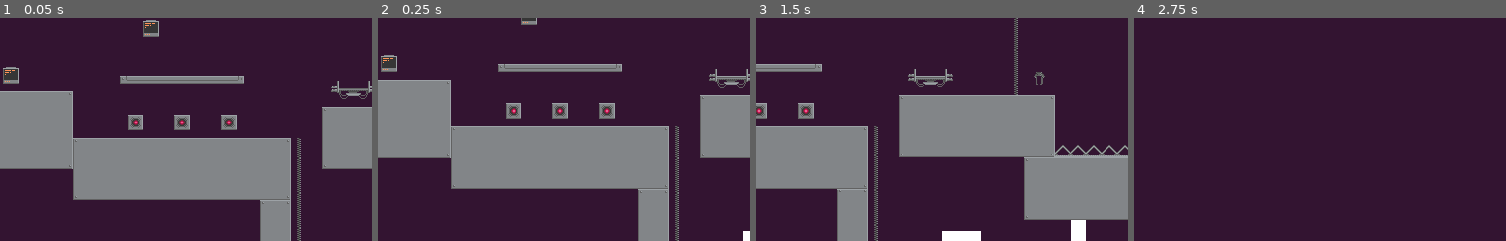
Above: before the commit, frames 1-4 (left to right).
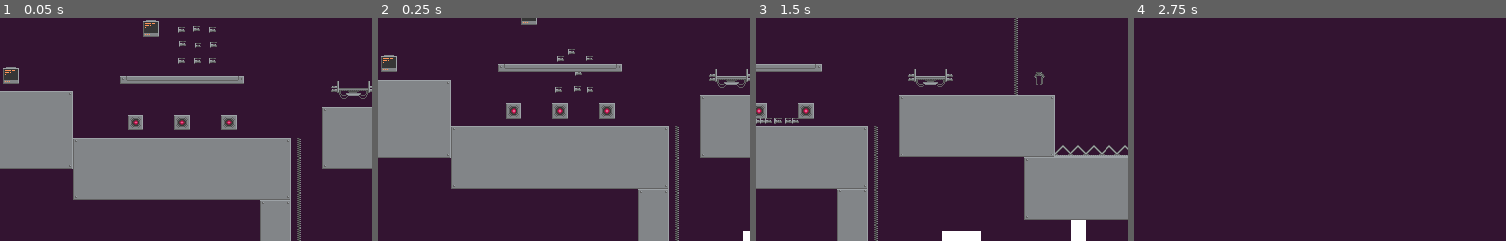
Above: after the commit, the same moments.

Repository: Lincoln-WIlcox/robo-life
Game: Godot game, scene res://Game/game.tscn
Two runs of this game, one before a commit and one after it. Both use one fixed random seed, a clock stepped at 60 frames per second and the inputs below.
Inputs (mouse positions are % of the whole screen's width and height, from its top left):
- Up to frame 1 (0.05 s): no input
- Up to frame 2 (0.25 s): no input
- Up to frame 3 (1.5 s): move the mouse to (77, 45) at 0.52 s; hold D (player_move_right) from 0.53 s (still down); click (77, 45) at 0.6 s; tap Up (player_move_up) at 0.77 s; move the mouse to (32, 55) at 1.27 s; tap Space (player_climb) at 1.35 s
- Up to frame 4 (2.75 s): tap Up (player_move_up) at 1.52 s; move the mouse to (65, 28) at 2.02 s; release D (player_move_right) at 2.03 s; hold A (player_move_left) from 2.03 s (still down); hold W (player_interact) from 2.03 s (still down)
The pictures show only the part of the screen within x 0-50%, y 26-76%; the shares and areas given below are measured in that part.

The runs differ from the first frame. In frame 1, 0.3% of the frame differs, in the area x 47-59%, y 3-21%; in frame 2, 0.2%; in frame 3, 0.2%; in frame 4, nothing differs.

Commit message:
configured movement

Diff:
--- a/Characters/Player/PlayerCharacterController/player_character_controller.gd
+++ b/Characters/Player/PlayerCharacterController/player_character_controller.gd
@@ -7,7 +7,6 @@
 
 @export var movement_disabled := false
 
-signal battery_collected
 signal item_dropped(drop: Object)
 signal died
 
@@ -24,7 +23,6 @@
 	player_character.is_moving_up = func(): return Input.is_action_pressed("player_move_up") and not movement_disabled
 	player_character.is_climbing = func(): return Input.is_action_pressed("player_climb") and not movement_disabled
 	player_character.just_climbed_callable = func(): return Input.is_action_just_pressed("player_climb") and not movement_disabled
-	player_character.battery_collected.connect(func(): battery_collected.emit())
 	player_character.item_dropped.connect(func(drop: Object): item_dropped.emit(drop))
 	player_character.died.connect(func(): died.emit())
 
--- a/Characters/Player/collectable_collector.gd
+++ b/Characters/Player/collectable_collector.gd
@@ -1,8 +1,7 @@
 extends Node
 
-signal battery_collected
+signal walk_over_item_collected(inventory_addition: InventoryAddition)
 
 func _on_area_entered(area: Area2D):
-	if area is BatteryPickup:
-		battery_collected.emit()
-		area.queue_free()
+	if area is WalkOverItemPickupArea:
+		walk_over_item_collected.emit(area.collect())
--- a/Characters/Player/player_character.gd
+++ b/Characters/Player/player_character.gd
@@ -13,7 +13,7 @@
 @onready var health_component: HealthComponent = $HealthComponent
 @onready var ledge_grab_detector: PlayerLedgeGrabDetector = $PlayerLedgeGrabDetector
 @onready var animation_handler: Node = $AnimationHandler
-@onready var battery_collector: Node = $BatteryCollector
+@onready var walk_over_item_pickup_collector: Node = $WalkOverItemPickupCollector
 @onready var interaction_handler: Node = $InteractionHandler
 @onready var interact_indicator_animation: AnimationPlayer = $PlayerCharacterBody/InteractionIndicator/FlashAnimation
 @onready var character: CharacterBody2D = $PlayerCharacterBody
@@ -35,7 +35,6 @@
 	get:
 		return animated_sprite.flip_h
 
-signal battery_collected
 signal just_interacted
 signal just_climbed
 signal item_dropped(drop: Object)
@@ -76,7 +75,6 @@
 
 func _ready():
 	_update_children()
-	battery_collector.battery_collected.connect(func(): battery_collected.emit())
 	interact_indicator_animation.play("flash")
 	health_component.health_reached_zero.connect(func(): died.emit())
 	inventory_interaction_handler.inventory = inventory
@@ -116,3 +114,6 @@
 
 func _on_drop_item_handler_drop_created(drop):
 	item_dropped.emit(drop)
+
+func _on_walk_over_item_pickup_collector_walk_over_item_collected(inventory_addition: InventoryAddition):
+	inventory.add_addition(inventory_addition)
--- a/Characters/Player/player_character.tscn
+++ b/Characters/Player/player_character.tscn
@@ -253,7 +253,7 @@
 interactor = NodePath("..")
 detector_area = NodePath("../PlayerCharacterBody/InteractArea")
 
-[node name="BatteryCollector" type="Node" parent="."]
+[node name="WalkOverItemPickupCollector" type="Node" parent="."]
 script = ExtResource("15_hcdgv")
 
 [node name="AnimationHandler" type="Node" parent="." node_paths=PackedStringArray("jumping_state", "falling_state", "animated_sprite")]
@@ -529,7 +529,7 @@
 [connection signal="interacted_with_area" from="InteractionHandler" to="InteractionAreaInteractionHandler" method="_on_interacted_with_area"]
 [connection signal="interacted_with_area" from="InteractionHandler" to="ItemPickupInteractionHandler" method="_on_interacted_with_area"]
 [connection signal="interacted_with_area" from="InteractionHandler" to="InventoryRequirementInteractionAreaInteractionHandler" method="_on_interacted_with_area"]
-[connection signal="battery_collected" from="BatteryCollector" to="InventoryInteractionHandler" method="collect_battery"]
+[connection signal="walk_over_item_collected" from="WalkOverItemPickupCollector" to="." method="_on_walk_over_item_pickup_collector_walk_over_item_collected"]
 [connection signal="timeout" from="MovementStates/Standing/CoyoteTimer" to="MovementStates/Standing" method="_on_coyote_timer_timeout"]
 [connection signal="ledge_grabbed" from="PlayerLedgeGrabDetector" to="MovementStates/Falling" method="_on_player_ledge_grab_detector_ledge_grabbed"]
 [connection signal="climbable_climbed" from="ClimbingRopeDetector" to="MovementStates/Jumping" method="_on_climbing_rope_detector_climbable_climbed"]
@@ -537,7 +537,7 @@
 [connection signal="climbable_climbed" from="ClimbingRopeDetector" to="MovementStates/Standing" method="_on_climbing_rope_detector_climbable_climbed"]
 [connection signal="climbable_left" from="ClimbingRopeDetector" to="MovementStates/Climbing" method="_on_climbing_rope_detector_climbable_left"]
 [connection signal="drop_created" from="DropItemHandler" to="." method="_on_drop_item_handler_drop_created"]
-[connection signal="area_entered" from="PlayerCharacterBody/InteractArea" to="BatteryCollector" method="_on_area_entered"]
+[connection signal="area_entered" from="PlayerCharacterBody/InteractArea" to="WalkOverItemPickupCollector" method="_on_area_entered"]
 [connection signal="area_entered" from="PlayerCharacterBody/InteractArea" to="ClimbingRopeDetector" method="_on_interact_area_area_entered"]
 [connection signal="area_exited" from="PlayerCharacterBody/InteractArea" to="ClimbingRopeDetector" method="_on_interact_area_area_exited"]
 [connection signal="damage_received" from="PlayerCharacterBody/Hurtbox" to="HealthComponent" method="take_damage"]
--- a/Components/VelocityComponent/velocity_component.gd
+++ b/Components/VelocityComponent/velocity_component.gd
@@ -63,6 +63,11 @@
 	if move_node_every_frame:
 		move_node()
 
+	_acceleration = Vector2.ZERO
+
+func update():
+	limit_velocity()
+	move_node()
 	_acceleration = Vector2.ZERO
 
 ##When the speed of [member VelocityComponent.velocity] is over [member VelocityComponent.terminal_speed], this will decrease speed by [member VelocityComponent.decrease_to_terminal_speed_weight]. [br]
--- a/Objects/WalkOverItemPickup/walk_over_item_pickup.gd
+++ b/Objects/WalkOverItemPickup/walk_over_item_pickup.gd
@@ -6,5 +6,9 @@
 func _ready():
 	velocity_component.velocity = Vector2(speed, 0).rotated(randf_range(0, 2 * PI))
 
+func _physics_process(delta):
+	if not is_on_floor():
+		velocity_component.update()
+
 func _on_walk_over_item_pickup_area_collected():
 	queue_free()
--- a/Objects/WalkOverItemPickup/walk_over_item_pickup.tscn
+++ b/Objects/WalkOverItemPickup/walk_over_item_pickup.tscn
@@ -12,6 +12,7 @@
 size = Vector2(8, 8)
 
 [node name="WalkOverItemPickup" type="CharacterBody2D"]
+collision_layer = 0
 script = ExtResource("1_8mli1")
 
 [node name="VelocityComponent" type="Node" parent="." node_paths=PackedStringArray("affecting_node")]
--- a/Objects/WalkOverItemPickup/walk_over_item_pickup_steel.tscn
+++ b/Objects/WalkOverItemPickup/walk_over_item_pickup_steel.tscn
@@ -15,6 +15,11 @@
 gain_items = Array[Resource("res://Resources/item_data.gd")]([])
 
 [node name="WalkOverItemPickupSteel" instance=ExtResource("1_s7scy")]
+speed = 20
+
+[node name="VelocityComponent" parent="." index="0"]
+terminal_speed = 1000
+move_node_every_frame = false
 
 [node name="Sprite2D" parent="." index="2"]
 texture = SubResource("AtlasTexture_dy2qj")
--- a/Resources/inventory.gd
+++ b/Resources/inventory.gd
@@ -31,3 +31,8 @@
 
 func has_item(item: ItemData) -> bool:
 	return _items.has(item)
+
+func add_addition(inventory_addition: InventoryAddition) -> void:
+	batteries += inventory_addition.gain_batteries
+	steel += inventory_addition.gain_steel
+	_items.append_array(inventory_addition.gain_items)
--- a/World/Levels/level_1.tscn
+++ b/World/Levels/level_1.tscn
@@ -14,6 +14,7 @@
 [ext_resource type="PackedScene" uid="uid://cmog2buogarup" path="res://Objects/ItemPickup/item_pickup.tscn" id="14_q1p5m"]
 [ext_resource type="PackedScene" uid="uid://wnwdpxb3bxx4" path="res://Objects/Rope/rope.tscn" id="15_1u2go"]
 [ext_resource type="Resource" uid="uid://di5ihtaupovf3" path="res://Items/deployable_ladder.tres" id="15_f5urc"]
+[ext_resource type="PackedScene" uid="uid://e2r1erqmej6l" path="res://Objects/WalkOverItemPickup/walk_over_item_pickup_steel.tscn" id="16_vk2kd"]
 [ext_resource type="PackedScene" uid="uid://brg4hptmtkbt2" path="res://Objects/PushableBlock/pushable_block.tscn" id="18_v7l3w"]
 
 [node name="Level1" instance=ExtResource("1_s0fbl")]
@@ -113,5 +114,32 @@
 position = Vector2(-272, 16)
 item = ExtResource("11_b2juo")
 
+[node name="WalkOverItemPickupSteel" parent="." index="5" instance=ExtResource("16_vk2kd")]
+position = Vector2(-224, -48)
+
+[node name="WalkOverItemPickupSteel2" parent="." index="6" instance=ExtResource("16_vk2kd")]
+position = Vector2(-208, -64)
+
+[node name="WalkOverItemPickupSteel3" parent="." index="7" instance=ExtResource("16_vk2kd")]
+position = Vector2(-208, -48)
+
+[node name="WalkOverItemPickupSteel4" parent="." index="8" instance=ExtResource("16_vk2kd")]
+position = Vector2(-192, -48)
+
+[node name="WalkOverItemPickupSteel5" parent="." index="9" instance=ExtResource("16_vk2kd")]
+position = Vector2(-192, -64)
+
+[node name="WalkOverItemPickupSteel6" parent="." index="10" instance=ExtResource("16_vk2kd")]
+position = Vector2(-192, -80)
+
+[node name="WalkOverItemPickupSteel7" parent="." index="11" instance=ExtResource("16_vk2kd")]
+position = Vector2(-224, -80)
+
+[node name="WalkOverItemPickupSteel8" parent="." index="12" instance=ExtResource("16_vk2kd")]
+position = Vector2(-224, -64)
+
+[node name="WalkOverItemPickupSteel9" parent="." index="13" instance=ExtResource("16_vk2kd")]
+position = Vector2(-208, -80)
+
 [connection signal="interacted_with" from="Tiles/Shelter" to="DayNightCycle" method="start_new_day"]
 [connection signal="item_spent" from="Tiles/RockBarrier" to="Tiles" method="add_child"]
Not shown: 1 places in World/Levels/level_1.tscn that only renumber resources
